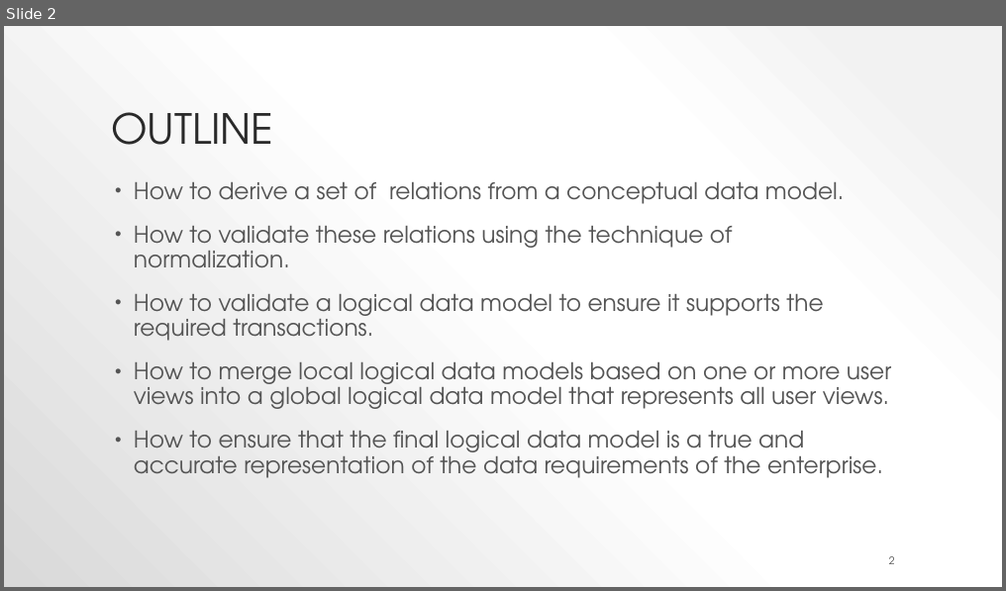
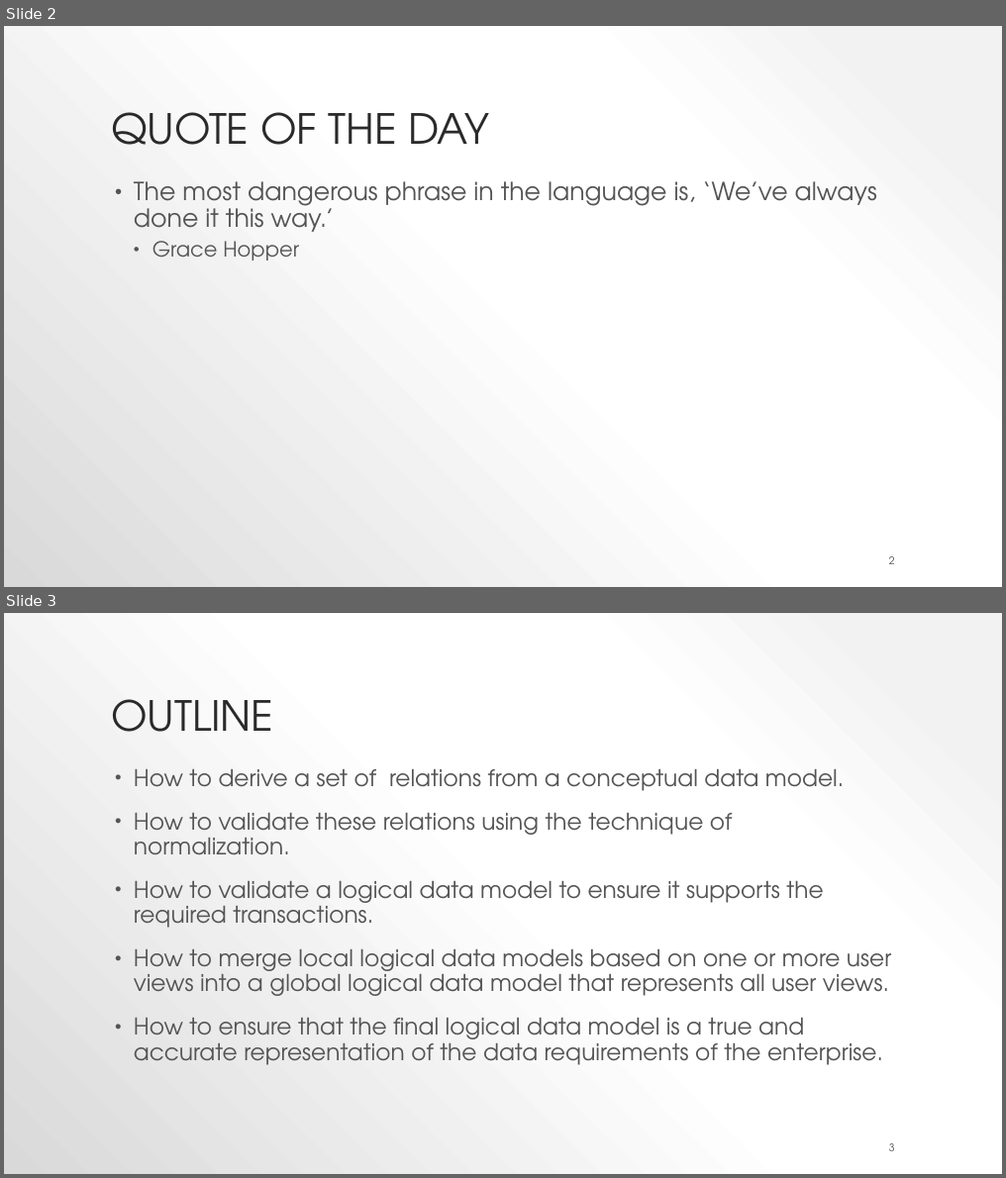
Before and after one commit to Akdeniz-CSE-Students/CSE-204-Database-Management-Systems, a slide deck: Lecture Notes/LectureSlides/CSE204_Lecture_12_LogicalDesign.pptx. Shown one above the other, each under a label of ours: slide 2 before the commit, slides 2 and 3 after it. The pictures are 1006x591 and 1006x1178 pixels, drawn with LibreOffice and Linux fonts; fonts in the diff are those of the drawing; background and template pictures are left out. Boxes give left, top, right and bottom in pixels: in the first picture for what was removed or moved away, otherwise in the second. Text is boxed around its words. In the diff, an @@ line names an element or a change of style, - is before the commit and + after.

```diff
--- a/Lecture Notes/LectureSlides/CSE204_Lecture_12_LogicalDesign.pptx
+++ b/Lecture Notes/LectureSlides/CSE204_Lecture_12_LogicalDesign.pptx
@@ slide 2 added at (4,26,1002,587), background gradient #F2F2F2 to #FFFFFF to #D9D9D9 @@
@@ title added at (111,112,490,145), 40 pt, text #2A2A2A @@
+QUOTE OF THE DAY
@@ text added at (134,181,877,261), 24 pt, text #545454 @@
+• The most dangerous phrase in the language is, ‘We’ve always done it this way.’
+  • Grace Hopper
@@ page number added at (889,557,895,565), 10 pt, text #545454 @@
+2
@@ what was slide 2 is now slide 3 @@
@@ page number at (889,1144,895,1152): text changed @@
-2
+3
```
Also in this commit, not shown: 1 slide changed, 10 other files.
